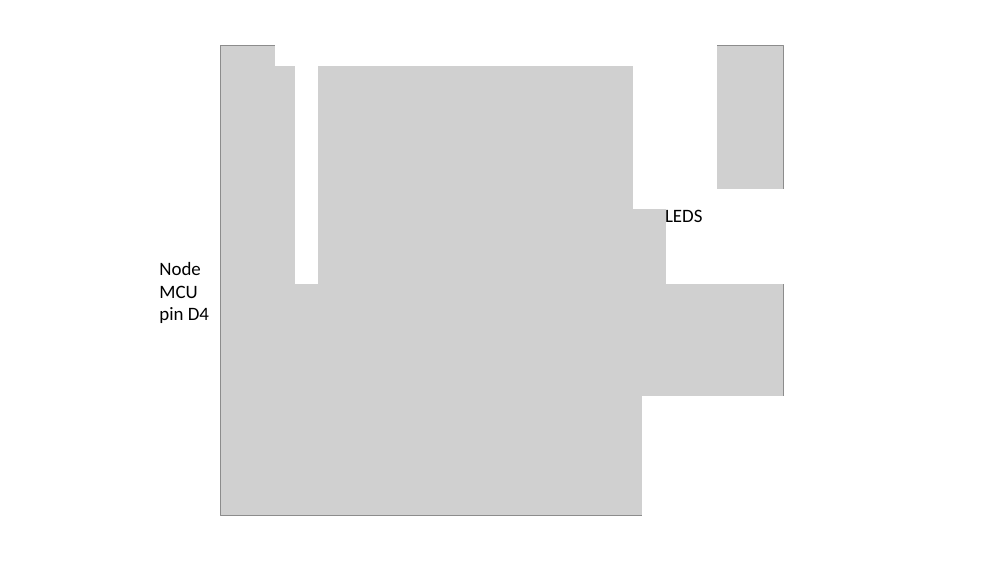
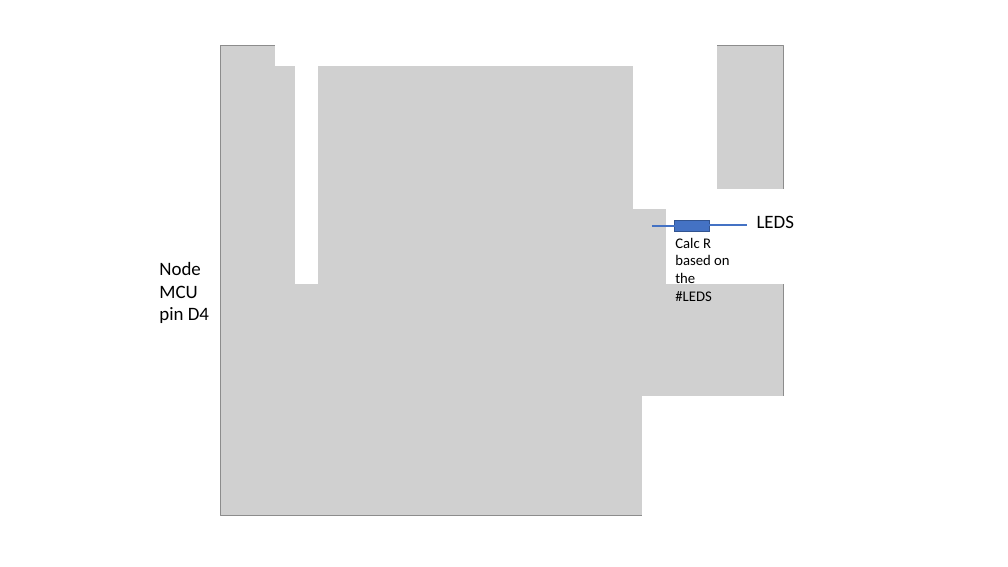
Before and after one commit to Wilko01/Bowl_LEDs, a slide deck: slide 1 of Schematic overview.pptx. Drawn at 1008x567 pixels with LibreOffice and Linux fonts; fonts in the diff are those of the drawing; grey boxes stand for pictures. Boxes give left, top, right and bottom in pixels: in the first picture for what was removed or moved away, otherwise in the second. Text is boxed around its words. In the diff, an @@ line names an element or a change of style, - is before the commit and + after.

```diff
--- a/Schematic overview.pptx
+++ b/Schematic overview.pptx
@@ text "LEDS" rewrapped from (x1=665, y1=209, x2=702, y2=228) to (x1=757, y1=215, x2=794, y2=228) @@
@@ line added from (652, 226) to (692, 226), #4472C4 2 pt @@
@@ rectangle added at (x1=675, y1=221, x2=710, y2=232), fill #4472C4, outline #325491 1 pt @@
@@ text added at (x1=675, y1=237, x2=729, y2=301), 14 pt, text #000000 @@
+Calc R based on the #LEDS
@@ line added from (707, 225) to (747, 225), #4472C4 2 pt @@
```
Also in this commit, not shown: 1 slide added, 1 slide removed, 1 other file.
